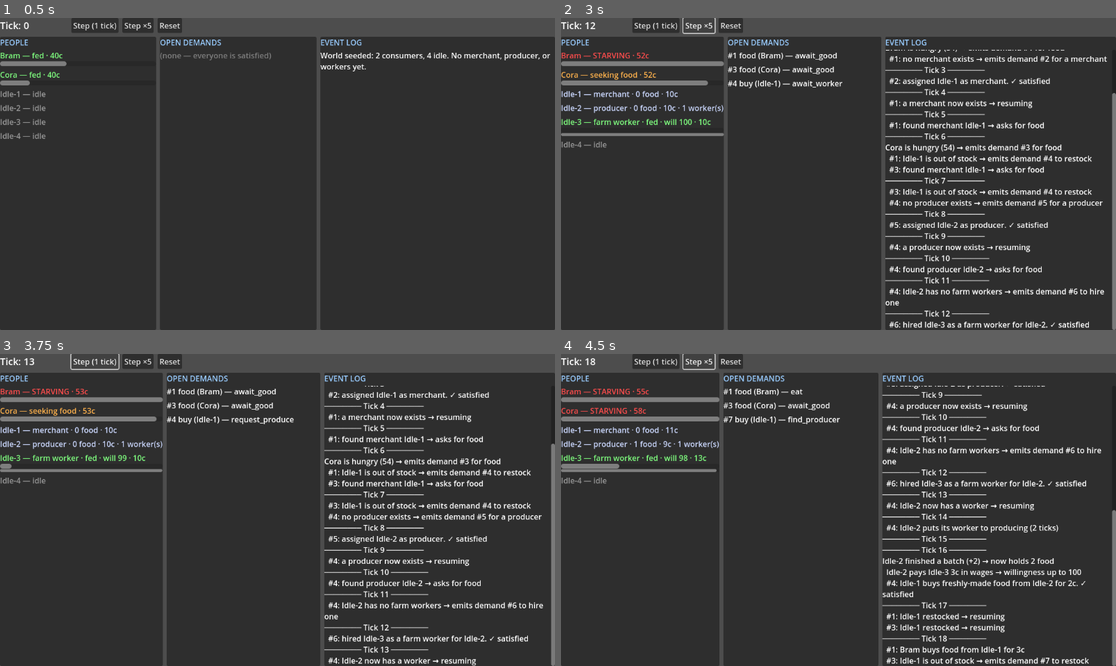
Above: before the commit, frames 1-4 (two rows, left to right).
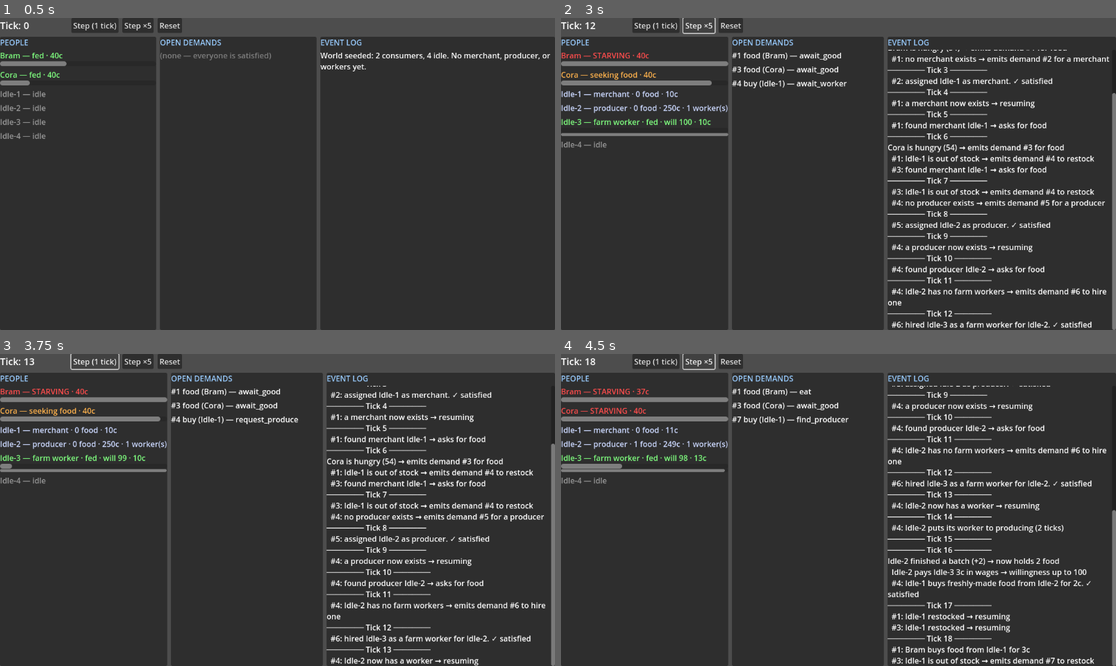
Above: after the commit, the same moments.

Repository: zmkram322/TheKingYouDontSee
Game: Godot game, scene res://main.tscn
Same seed, same stepped clock (60 frames per second), same inputs: the game is played once before the commit and once after it.
Inputs:
- Up to frame 1 (0.5 s): no input
- Up to frame 2 (3 s): click "Step (1 tick)" at 0.5 s; click "Step ×5" at 1.25 s; click "Step (1 tick)" at 2 s; click "Step ×5" at 2.75 s
- Up to frame 3 (3.75 s): click "Step (1 tick)" at 3.5 s
- Up to frame 4 (4.5 s): click "Step ×5" at 4.25 s

Frame 1 is identical in both runs. In frame 2, 9.2% of the frame differs, in the area x 13-99%, y 6-100%; in frame 3, 9.0%; in frame 4, 9.3%, in the area x 10-99%, y 6-100%.

Commit message:
POC v2 slice 3b: two-sided employment closes the money loop
A broke consumer (coin < EMPLOYMENT_COIN_THRESHOLD) emits a new EMPLOYMENT
demand — the person side of a two-sided match — and joins a producer's workforce
as a wage-earning farm worker. This retires the stipend placeholder: income is
now real wages, and coin is conserved (circulates producer->worker->merchant->
producer). Producers get PRODUCER_STARTING_EQUITY so their payroll outlasts revenue.

Experiment (200 ticks): Bram hired tick 41, Cora tick 44; producer equity rises
early (1 worker, profitable) then bleeds under a 3-worker payroll (250 -> 209),
comfortably surviving the run; production never stalls; everyone stays fed/working.
The overstaffing bleed is the tension that motivates a production-manager hiring
policy (right-size the workforce) — a later slice.

Co-Authored-By: Claude Opus 4.8 (1M context) <noreply@anthropic.com>

Diff:
--- a/tkyds-game/sim/demand.gd
+++ b/tkyds-game/sim/demand.gd
@@ -9,6 +9,7 @@
 const FOOD := &"food"        # a hungry consumer wants to eat
 const ROLE := &"role"        # a missing role needs a body assigned to it
 const BUY_GOOD := &"buy"     # a merchant wants to restock from a producer
+const EMPLOYMENT := &"job"   # a broke person wants a wage — matched to a producer's need for hands
 
 var id: int
 var kind: StringName
--- a/tkyds-game/sim/simulation.gd
+++ b/tkyds-game/sim/simulation.gd
@@ -19,7 +19,8 @@
 const FOOD_RETAIL_PRICE := 3      # what an eater pays the merchant for 1 food
 const FOOD_WHOLESALE_PRICE := 2   # what the merchant pays the producer for 1 food
 const WAGE_PER_BATCH := 3         # what a producer pays each worker when a batch lands
-const CONSUMER_STIPEND := 1       # PLACEHOLDER income for consumers (real employment = slice 3b)
+const EMPLOYMENT_COIN_THRESHOLD := 20   # a consumer this broke goes looking for a job
+const PRODUCER_STARTING_EQUITY := 250   # a producer's capital — must outlast its payroll
 const WILLINGNESS_MAX := 100.0
 const QUIT_THRESHOLD := 20.0            # below this, a worker refuses to work
 const WILLINGNESS_HUNGER_DRAIN := 0.03  # per tick × current hunger — hunger erodes willingness
@@ -71,19 +72,28 @@
 	_log("──────── Tick %d ────────" % tick)
 
 	_accumulate_hunger_and_emit()
-	_pay_stipends()
+	_seek_employment()
 	_drain_willingness()
 	_advance_production()   # completing a batch pays wages, which restores willingness
 	_step_all_demands_one_hop()
 	_refresh_all_state_text()
 
 
-func _pay_stipends() -> void:
-	# PLACEHOLDER income so consumers keep buying while we isolate the wage
-	# mechanic. Real income (employment) replaces this in a later slice.
-	for a in actors:
-		if a.role == Actor.ROLE_CONSUMER:
-			a.coin += CONSUMER_STIPEND
+func _seek_employment() -> void:
+	# A consumer who's running low on coin goes looking for work — the person
+	# side of a two-sided match (they want a wage; a producer wants hands).
+	for a in actors:
+		if a.role == Actor.ROLE_CONSUMER and a.coin < EMPLOYMENT_COIN_THRESHOLD and not _has_open_employment_demand(a):
+			var d := _new_demand(Demand.EMPLOYMENT, a)
+			d.phase = &"find_employer"
+			_log("%s is low on coin (%dc) → looks for work (demand #%d)" % [a.person_name, a.coin, d.id])
+
+
+func _has_open_employment_demand(a: Actor) -> bool:
+	for d in demands:
+		if d.kind == Demand.EMPLOYMENT and d.requester == a and not d.satisfied:
+			return true
+	return false
 
 
 func _drain_willingness() -> void:
@@ -163,6 +173,8 @@
 				_step_role(d)
 			Demand.BUY_GOOD:
 				_step_buy(d)
+			Demand.EMPLOYMENT:
+				_step_employment(d)
 	# Drop everything that got satisfied this tick.
 	demands = demands.filter(func(d: Demand) -> bool: return not d.satisfied)
 
@@ -231,6 +243,8 @@
 	var idle := _find_actor_with_role(Actor.ROLE_IDLE)
 	if idle != null:
 		idle.role = d.role_wanted
+		if d.role_wanted == Actor.ROLE_PRODUCER:
+			idle.coin = PRODUCER_STARTING_EQUITY
 		d.provider = idle
 		d.satisfied = true
 		if d.role_wanted == Actor.ROLE_FARM_WORKER and d.requester != null:
@@ -297,6 +311,23 @@
 				_log("  #%d: %s buys freshly-made food from %s for %dc. ✓ satisfied" % [d.id, merchant.person_name, producer.person_name, FOOD_WHOLESALE_PRICE])
 
 
+func _step_employment(d: Demand) -> void:
+	# A broke consumer joins a producer's workforce and starts earning wages.
+	var seeker := d.requester
+	if seeker.role != Actor.ROLE_CONSUMER:
+		d.satisfied = true
+		return
+	var producer := _find_actor_with_role(Actor.ROLE_PRODUCER)
+	if producer == null:
+		_log("  #%d: %s wants work but there's no employer yet — waiting" % [d.id, seeker.person_name])
+		return
+	seeker.role = Actor.ROLE_FARM_WORKER
+	seeker.willingness = WILLINGNESS_MAX
+	producer.workers.append(seeker)
+	d.satisfied = true
+	_log("  #%d: %s is hired by %s → now a farm worker earning wages. ✓ satisfied" % [d.id, seeker.person_name, producer.person_name])
+
+
 # --- Small helpers ----------------------------------------------------------
 
 func _new_demand(kind: StringName, who: Actor) -> Demand:
@@ -354,7 +385,8 @@
 func _describe(a: Actor) -> String:
 	match a.role:
 		Actor.ROLE_CONSUMER:
-			return "%s · %dc" % [_hunger_word(a), a.coin]
+			var tag := "seeking work" if _has_open_employment_demand(a) else _hunger_word(a)
+			return "%s · %dc" % [tag, a.coin]
 		Actor.ROLE_FARM_WORKER:
 			if a.willingness <= QUIT_THRESHOLD:
 				return "farm worker · QUIT (demoralised) · %dc" % a.coin
